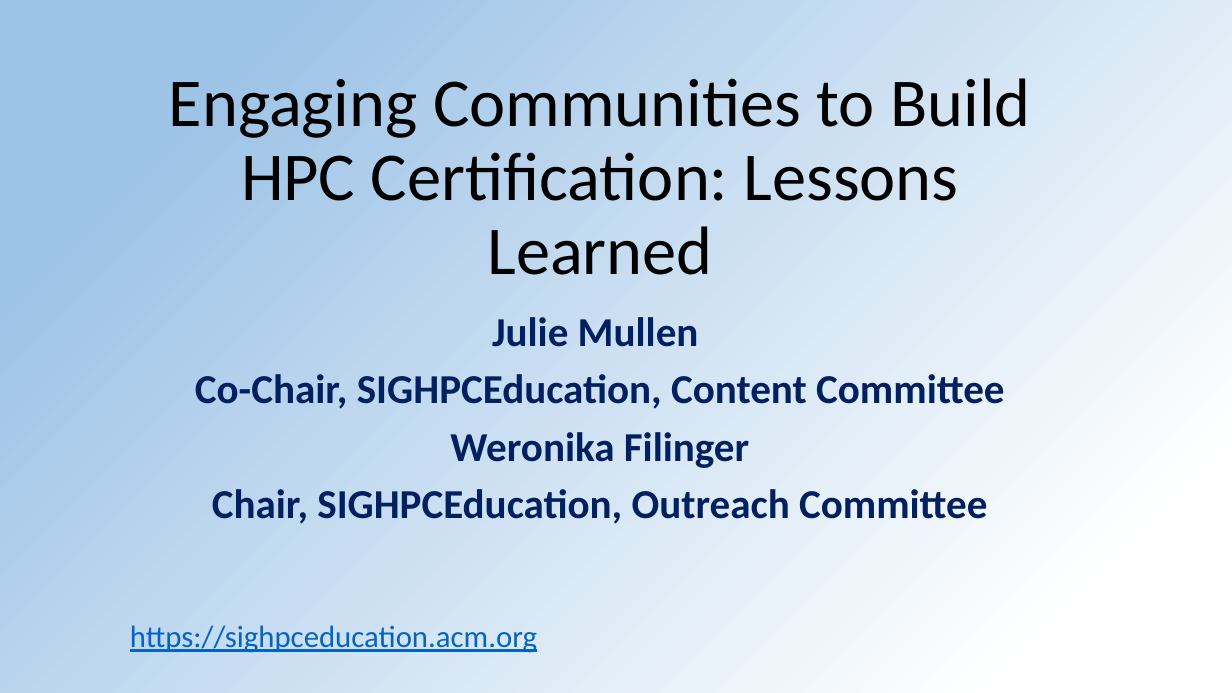
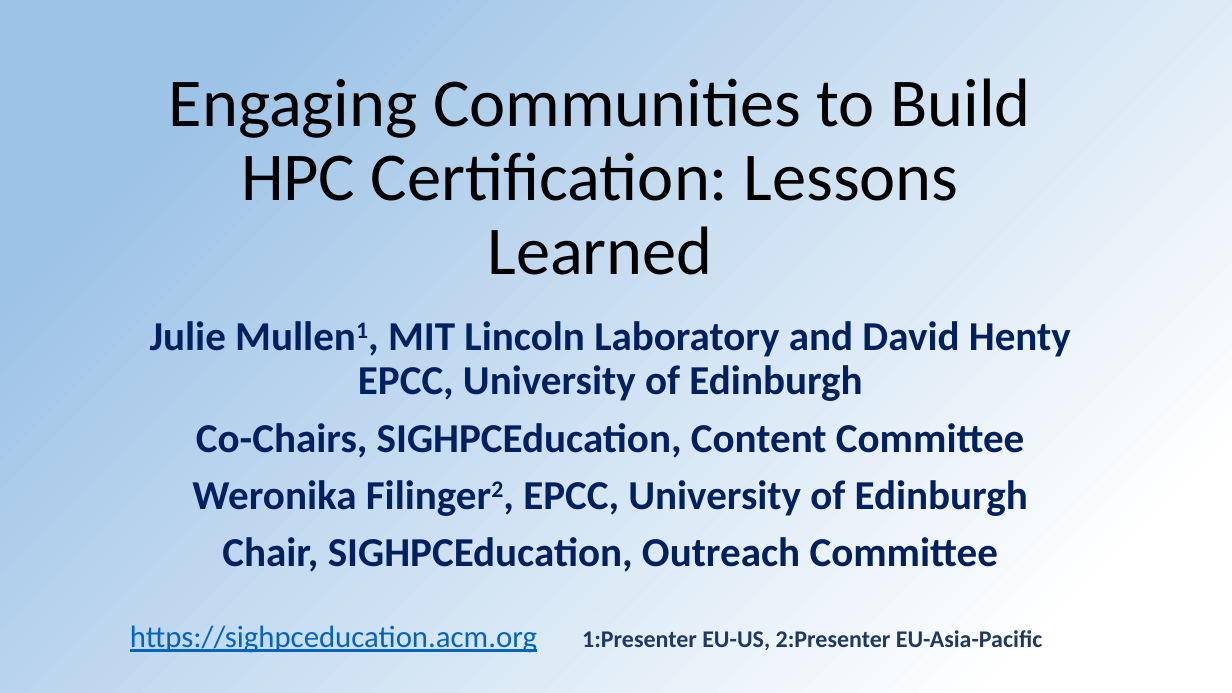
Before and after one commit to HPC-certification-forum/www, a slide deck: slide 1 of data/assets/talks/2020-05/SIGHPC-EduChpt-slides-CertForumWkshp2020.pptx. Drawn at 1232x693 pixels with LibreOffice and Linux fonts; fonts in the diff are those of the drawing; background and template pictures are left out. Boxes give left, top, right and bottom in pixels: in the first picture for what was removed or moved away, otherwise in the second. Text is boxed around its words. In the diff, an @@ line names an element or a change of style, - is before the commit and + after.

```diff
--- a/data/assets/talks/2020-05/SIGHPC-EduChpt-slides-CertForumWkshp2020.pptx
+++ b/data/assets/talks/2020-05/SIGHPC-EduChpt-slides-CertForumWkshp2020.pptx
@@ subtitle "Julie Mullen1, MIT Lincoln Laboratory ..." moved from (x1=195, y1=317, x2=1004, y2=524) to (x1=150, y1=321, x2=1071, y2=572) @@
@@ subtitle at (x1=150, y1=321, x2=1071, y2=516): text changed @@
-Julie Mullen
-Co-Chair, SIGHPCEducation, Content Committee
-Weronika Filinger
+Julie Mullen1, MIT Lincoln Laboratory and David Henty EPCC, University of Edinburgh
+Co-Chairs, SIGHPCEducation, Content Committee
+Weronika Filinger2, EPCC, University of Edinburgh
@@ text added at (x1=582, y1=630, x2=1042, y2=650), 14 pt, text #203864, bold @@
+1:Presenter EU-US, 2:Presenter EU-Asia-Pacific
```
Also in this commit, not shown: 4 other slides changed, 5 slides added, 2 other files.
